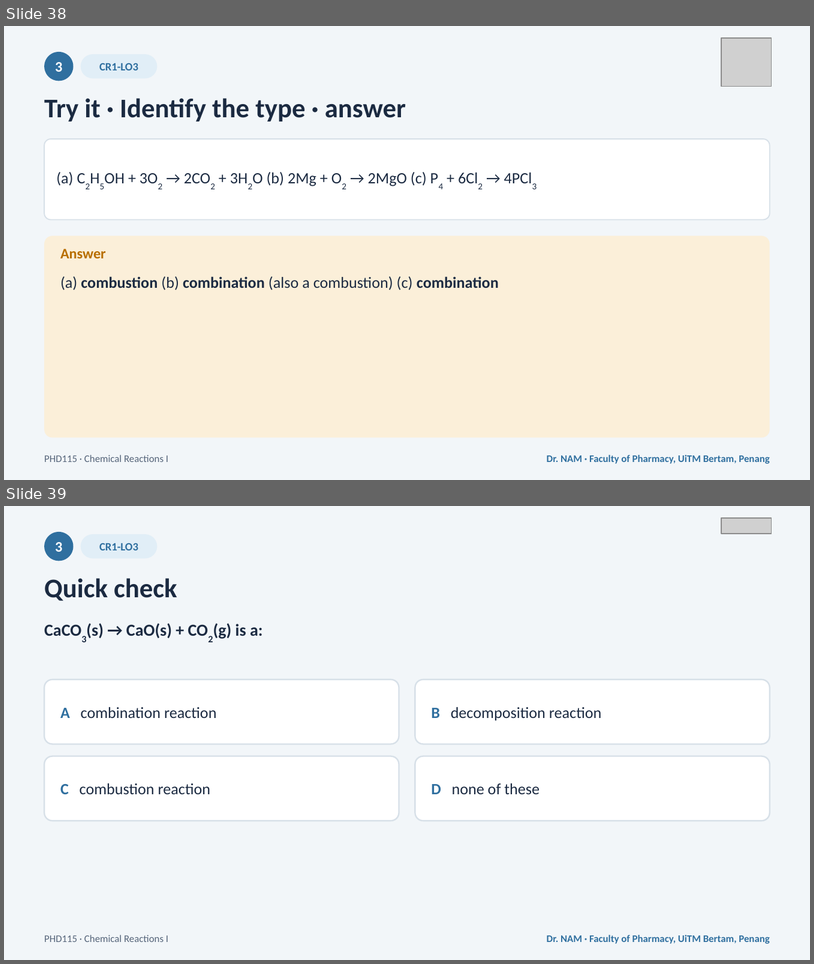
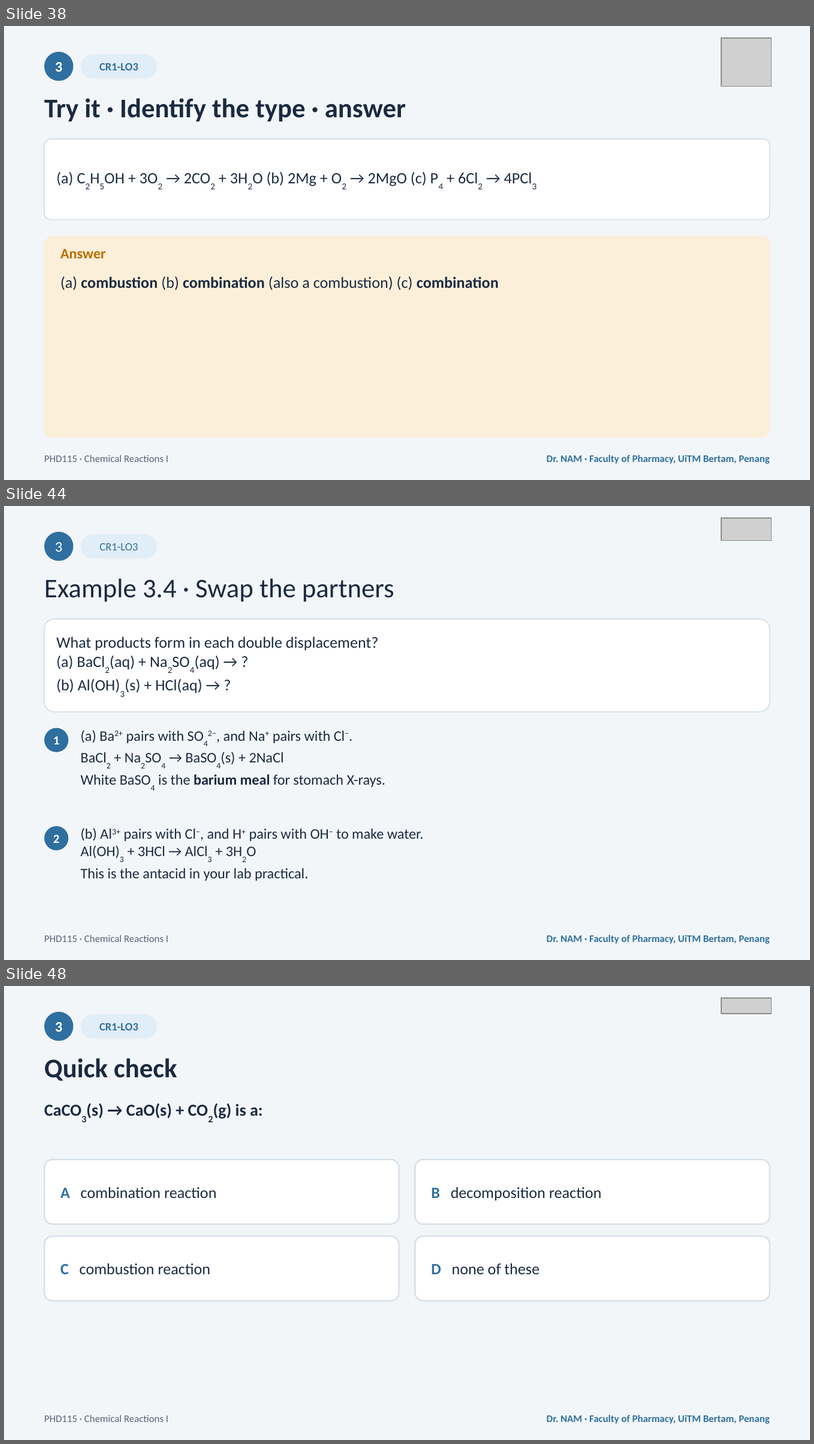
Before and after one commit to DrEnoun/phd115-nam, a slide deck: downloads/PHD115_ChemicalReactions1_Slides.pptx. Shown one above the other, each under a label of ours: slides 38 and 39 before the commit, slides 38, 44 and 48 after it; the slides between them are not shown. The pictures are 814x964 and 814x1444 pixels, drawn with LibreOffice and Linux fonts; fonts in the diff are those of the drawing; grey boxes stand for pictures. Boxes give left, top, right and bottom in pixels: in the first picture for what was removed or moved away, otherwise in the second. Text is boxed around its words. In the diff, an @@ line names an element or a change of style, - is before the commit and + after.

```diff
--- a/downloads/PHD115_ChemicalReactions1_Slides.pptx
+++ b/downloads/PHD115_ChemicalReactions1_Slides.pptx
@@ slide 44 added at box(4, 506, 810, 960), background #F2F6F9 @@
@@ picture added at box(722, 518, 771, 541) @@
@@ ellipse added at box(44, 532, 74, 561), fill #2F6F9F @@
@@ rounded rectangle added at box(81, 534, 157, 558), fill #E1EEF7 @@
@@ text added at box(55, 542, 62, 552), 13 pt, text #FFFFFF @@
+3
@@ text added at box(99, 543, 138, 550), 10 pt, text #2F6F9F @@
+CR1-LO3
@@ text added at box(44, 579, 395, 602), 24 pt, text #1B2A41 @@
+Example 3.4 · Swap the partners
@@ rounded rectangle added at box(44, 619, 770, 712), fill #FFFFFF, outline #D7E0E8 1 pt @@
@@ text added at box(56, 637, 379, 697), 14 pt, text #1B2A41 @@
+What products form in each double displacement?
+(a) BaCl2(aq) + Na2SO4(aq) → ?
+(b) Al(OH)3(s) + HCl(aq) → ?
@@ ellipse added at box(44, 728, 69, 752), fill #2F6F9F @@
@@ text added at box(53, 736, 59, 744), 11 pt, text #FFFFFF, bold @@
+1
@@ text added at box(81, 730, 386, 787), 13 pt, text #1B2A41 @@
+(a) Ba2+ pairs with SO42−, and Na+ pairs with Cl−.
+BaCl2 + Na2SO4 → BaSO4(s) + 2NaCl
+White BaSO4 is the barium meal for stomach X-rays.
@@ ellipse added at box(44, 826, 69, 850), fill #2F6F9F @@
@@ text added at box(81, 828, 423, 880), 13 pt, text #1B2A41 @@
+(b) Al3+ pairs with Cl−, and H+ pairs with OH− to make water.
+Al(OH)3 + 3HCl → AlCl3 + 3H2O
+This is the antacid in your lab practical.
@@ text added at box(53, 834, 59, 843), 11 pt, text #FFFFFF, bold @@
+2
@@ text added at box(44, 934, 168, 942), 9 pt, text #56657A @@
+PHD115 · Chemical Reactions I
@@ text added at box(547, 934, 770, 943), 9 pt, text #2F6F9F, bold @@
+Dr. NAM · Faculty of Pharmacy, UiTM Bertam, Penang
@@ what was slide 39 is now slide 48 @@
```
Also in this commit, not shown: 7 slides changed, 10 other slides added, 9 other files.
